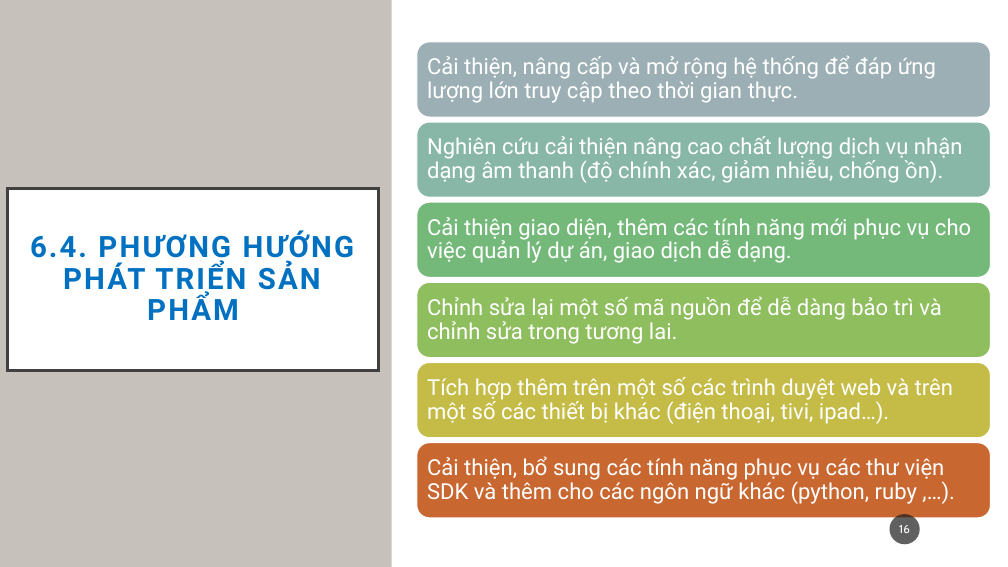
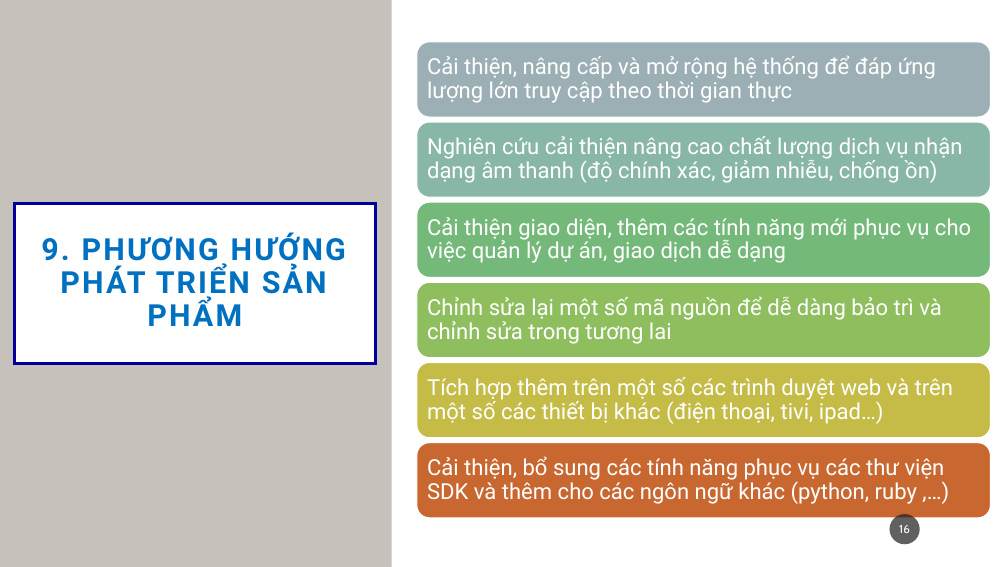
Before and after one commit to thanhtinhpas1/ViSpeech, a slide deck: slide 16 of src/release/public/documents/slide_kltn_06_19_20.pptx. Drawn at 1008x567 pixels with LibreOffice and Linux fonts; fonts in the diff are those of the drawing. Boxes give left, top, right and bottom in pixels: in the first picture for what was removed or moved away, otherwise in the second. Text is boxed around its words. In the diff, an @@ line names an element or a change of style, - is before the commit and + after.

```diff
--- a/src/release/public/documents/slide_kltn_06_19_20.pptx
+++ b/src/release/public/documents/slide_kltn_06_19_20.pptx
@@ text at (427,56,936,103): text changed @@
-Cải thiện, nâng cấp và mở rộng hệ thống để đáp ứng lượng lớn truy cập theo thời gian thực.
+Cải thiện, nâng cấp và mở rộng hệ thống để đáp ứng lượng lớn truy cập theo thời gian thực
@@ text at (427,136,962,183): text changed @@
-Nghiên cứu cải thiện nâng cao chất lượng dịch vụ nhận dạng âm thanh (độ chính xác, giảm nhiễu, chống ồn).
+Nghiên cứu cải thiện nâng cao chất lượng dịch vụ nhận dạng âm thanh (độ chính xác, giảm nhiễu, chống ồn)
@@ title "9. PHƯƠNG HƯỚNG PHÁT TRIỂN ...": place and size @@
-title "9. PHƯƠNG HƯỚNG PHÁT TRIỂN ..." at (8,189,379,371)
+title "9. PHƯƠNG HƯỚNG PHÁT TRIỂN ..." at (14,203,376,364)
@@ title "9. PHƯƠNG HƯỚNG PHÁT TRIỂN ..." at (14,203,376,364): outline #404040 2.5 pt to #000099 2.5 pt @@
@@ title at (41,233,346,326): text changed; size 28 to 29 pt @@
-6.4. PHƯƠNG HƯỚNG PHÁT TRIỂN SẢN PHẨM
+9. PHƯƠNG HƯỚNG PHÁT TRIỂN SẢN PHẨM
@@ text at (427,217,971,263): text changed @@
-Cải thiện giao diện, thêm các tính năng mới phục vụ cho việc quản lý dự án, giao dịch dễ dạng.
+Cải thiện giao diện, thêm các tính năng mới phục vụ cho việc quản lý dự án, giao dịch dễ dạng
@@ text at (427,296,941,344): text changed @@
-Chỉnh sửa lại một số mã nguồn để dễ dàng bảo trì và chỉnh sửa trong tương lai.
+Chỉnh sửa lại một số mã nguồn để dễ dàng bảo trì và chỉnh sửa trong tương lai
@@ text at (427,377,953,424): text changed @@
-Tích hợp thêm trên một số các trình duyệt web và trên một số các thiết bị khác (điện thoại, tivi, ipad…).
+Tích hợp thêm trên một số các trình duyệt web và trên một số các thiết bị khác (điện thoại, tivi, ipad…)
```
Also in this commit, not shown: 15 other slides changed, 3 other files.
